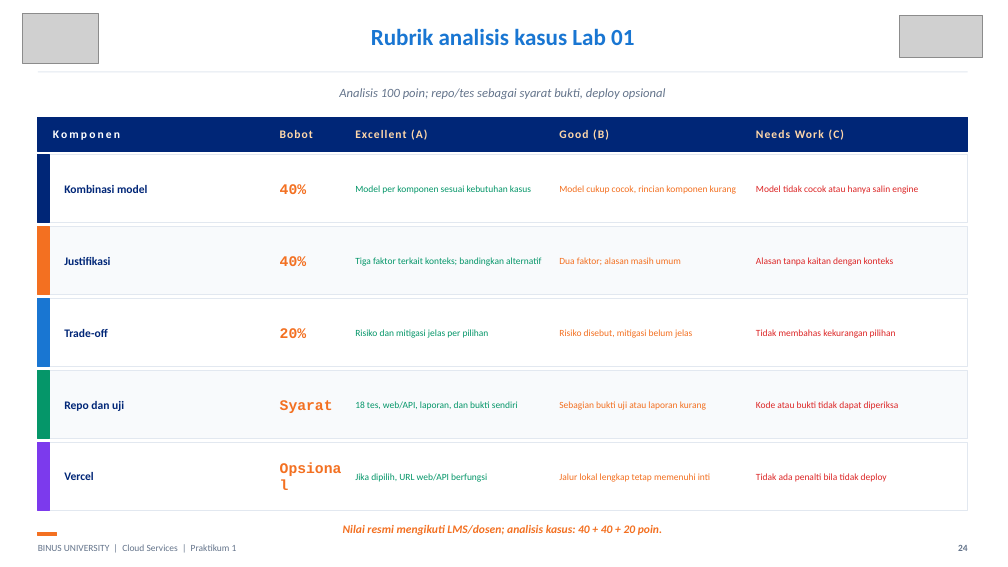
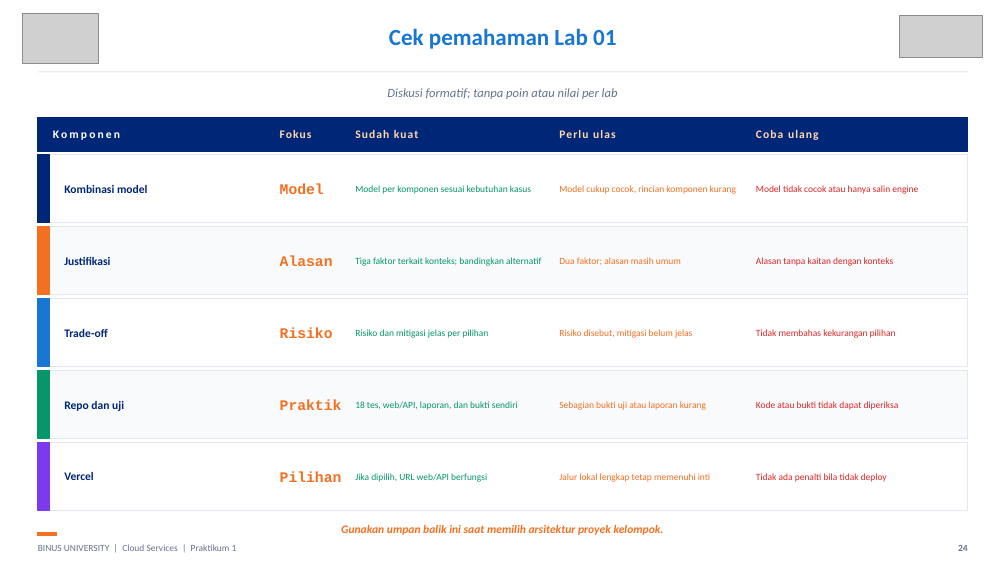
Before and after one commit to SeedFlora/meet1CloudService, a slide deck: slide 24 of slides/LAB01_Pengantar_Cloud_Hands_On_Final.pptx. Drawn at 1008x567 pixels with LibreOffice and Linux fonts; fonts in the diff are those of the drawing; grey boxes stand for pictures. Boxes give left, top, right and bottom in pixels: in the first picture for what was removed or moved away, otherwise in the second. Text is boxed around its words. In the diff, an @@ line names an element or a change of style, - is before the commit and + after.

```diff
--- a/slides/LAB01_Pengantar_Cloud_Hands_On_Final.pptx
+++ b/slides/LAB01_Pengantar_Cloud_Hands_On_Final.pptx
@@ text at bbox=[389, 28, 616, 49]: text changed @@
-Rubrik analisis kasus Lab 01
+Cek pemahaman Lab 01
@@ text at bbox=[387, 88, 618, 99]: text changed @@
-Analisis 100 poin; repo/tes sebagai syarat bukti, deploy opsional
+Diskusi formatif; tanpa poin atau nilai per lab
@@ text at bbox=[280, 130, 312, 138]: text changed @@
-Bobot
+Fokus
@@ text at bbox=[355, 130, 418, 138]: text changed @@
-Excellent (A)
+Sudah kuat
@@ text at bbox=[559, 130, 615, 138]: text changed @@
-Good (B)
+Perlu ulas
@@ text at bbox=[756, 130, 819, 140]: text changed @@
-Needs Work (C)
+Coba ulang
@@ text at bbox=[280, 184, 324, 194]: text changed @@
-40%
+Model
@@ text at bbox=[280, 255, 333, 266]: text changed @@
-40%
+Alasan
@@ text at bbox=[280, 327, 333, 338]: text changed @@
-20%
+Risiko
@@ text at bbox=[280, 399, 342, 410]: text changed @@
-Syarat
+Praktik
@@ text at bbox=[280, 471, 342, 482]: text changed @@
-Opsional
+Pilihan
@@ text at bbox=[341, 525, 664, 535]: text changed @@
-Nilai resmi mengikuti LMS/dosen; analisis kasus: 40 + 40 + 20 poin.
+Gunakan umpan balik ini saat memilih arsitektur proyek kelompok.
```
Also in this commit, not shown: 6 other slides changed, 11 other files.
